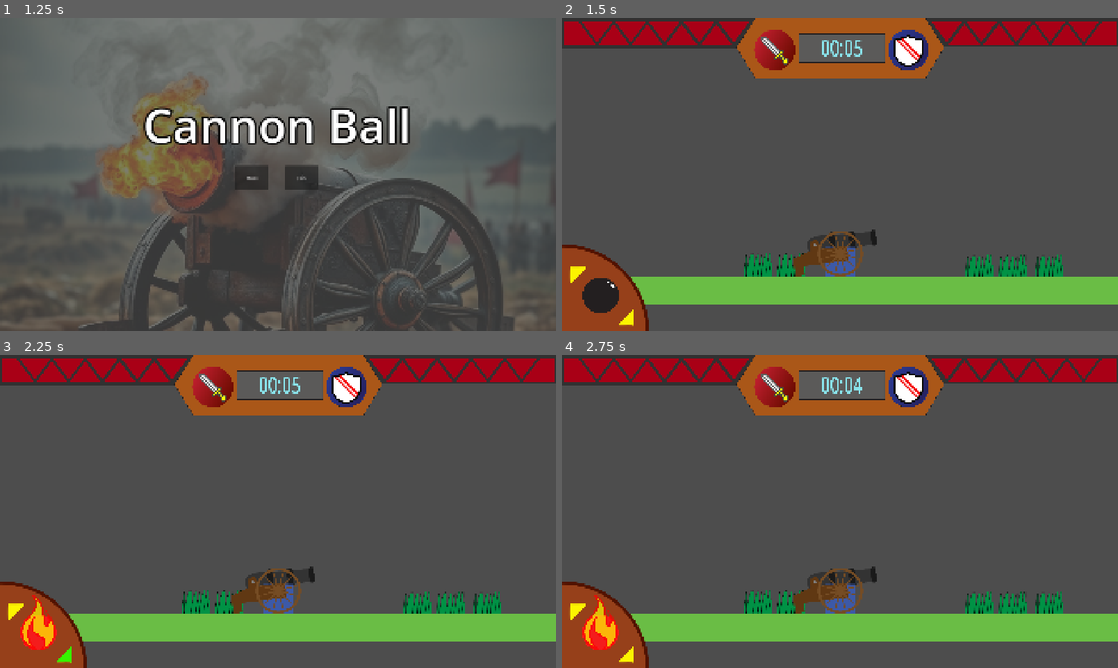
Above: before the commit, frames 1-4 (two rows, left to right).
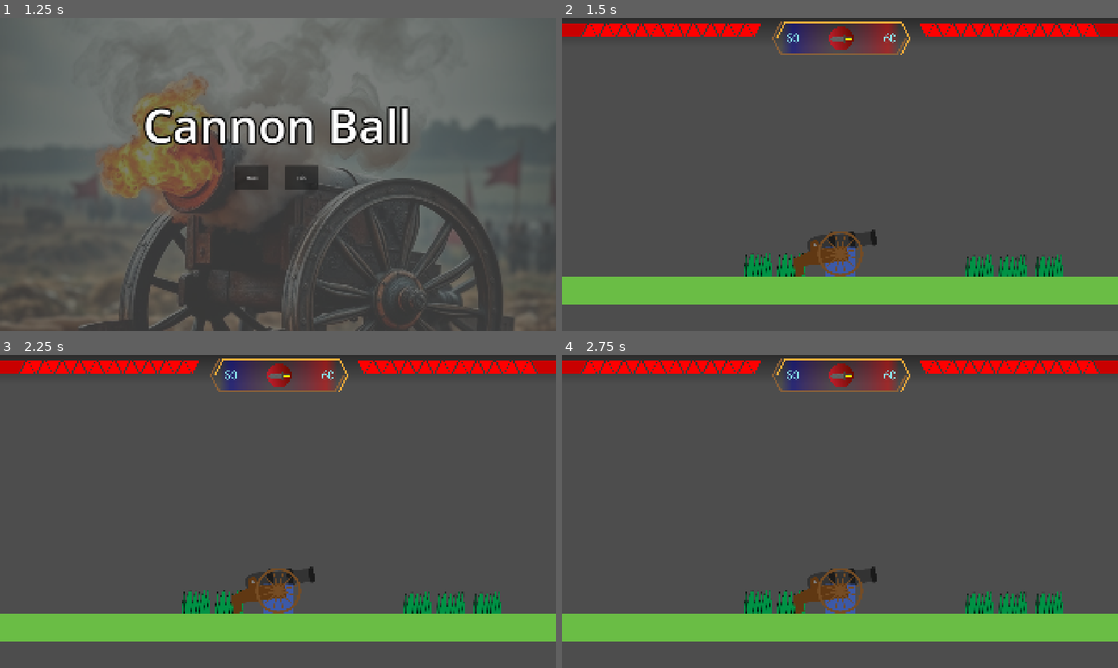
Above: after the commit, the same moments.

Repository: JasontreksC/CannonBall
Game: Godot game, scene res://Scene/cannon_ball.tscn
The game is run twice, just before and just after one commit, with the same random seed, the same clock (stepped at 60 frames per second) and the same inputs.
Inputs (mouse positions are in pixels of both pictures, inside the frame that each line leads up to):
- Up to frame 1 (1.25 s): tap Enter at 0.5 s; move the mouse to (400, 158) at 0.52 s; hold D (right) from 0.53 s (still down); tap F (aim) at 0.6 s
- Up to frame 2 (1.5 s): release D (right) at 1.25 s; click "Host" at 1.25 s
- Up to frame 3 (2.25 s): tap Space at 2 s; move the mouse to (166, 527) at 2.02 s; hold Down (Down) from 2.03 s (still down); click (166, 527) at 2.1 s
- Up to frame 4 (2.75 s): keep holding Down (Down)

Frame 1 is identical in both runs. In frame 2, 15% of the frame differs, in the area x 0-100%, y 0-100%; in frame 3, 15%; in frame 4, 15%.

Commit message:
faet: UI  수정

Diff:
--- a/CannonBall/Scene/UI.tscn
+++ b/CannonBall/Scene/UI.tscn
@@ -54,6 +54,7 @@
 [node name="HP" type="Node" parent="."]
 
 [node name="HpBar1" type="Sprite2D" parent="HP"]
+visible = false
 position = Vector2(337.5, 51)
 scale = Vector2(0.75, 1)
 texture = ExtResource("1_3b2b5")
@@ -107,6 +108,7 @@
 texture = ExtResource("4_i3p7b")
 
 [node name="HpBar2" type="Sprite2D" parent="HP"]
+visible = false
 position = Vector2(1582.5, 50)
 scale = Vector2(-0.75, 1)
 texture = ExtResource("1_3b2b5")
--- /dev/null
+++ b/CannonBall/Scene/hp_point.tscn
@@ -0,0 +1,14 @@
+[gd_scene load_steps=4 format=3 uid="uid://fbrxb1i2vog1"]
+
+[ext_resource type="Shader" uid="uid://x522m5huajb0" path="res://Shader/hp_point.gdshader" id="1_xcfp7"]
+
+[sub_resource type="ShaderMaterial" id="ShaderMaterial_2e65n"]
+shader = ExtResource("1_xcfp7")
+shader_parameter/hp_color = Color(1, 0, 0, 1)
+
+[sub_resource type="CanvasTexture" id="CanvasTexture_haa8g"]
+
+[node name="HPPoint" type="Sprite2D"]
+material = SubResource("ShaderMaterial_2e65n")
+scale = Vector2(50, 50)
+texture = SubResource("CanvasTexture_haa8g")
--- a/CannonBall/Scene/in_game_ui.tscn
+++ b/CannonBall/Scene/in_game_ui.tscn
@@ -1,8 +1,14 @@
-[gd_scene load_steps=5 format=3 uid="uid://dk04etcfa0wra"]
+[gd_scene load_steps=19 format=3 uid="uid://dk04etcfa0wra"]
 
 [ext_resource type="Script" uid="uid://ixe6f0c8mtv7" path="res://Script/in_game_ui.gd" id="1_3xi00"]
+[ext_resource type="PackedScene" uid="uid://fbrxb1i2vog1" path="res://Scene/hp_point.tscn" id="2_dviy5"]
 [ext_resource type="Shader" uid="uid://wjo8ajiaduq4" path="res://Shader/telescope_hole.gdshader" id="2_wpxio"]
-[ext_resource type="PackedScene" uid="uid://b5gr7cn7phhwc" path="res://Scene/UI.tscn" id="3_quy4v"]
+[ext_resource type="Shader" uid="uid://cyssw3boblilf" path="res://Shader/header_gradient.tres" id="4_fcixt"]
+[ext_resource type="Shader" uid="uid://bp3u5lnuqdjyt" path="res://Shader/just_color.tres" id="6_o5tdw"]
+[ext_resource type="Texture2D" uid="uid://d37n1yd2i04eb" path="res://Asset/ui_dashboard_1.png" id="7_brp0j"]
+[ext_resource type="Texture2D" uid="uid://b17q7wp0efyyn" path="res://Asset/ui_dashboard_2.png" id="8_wckav"]
+[ext_resource type="Texture2D" uid="uid://b4qyt66jwdgol" path="res://Asset/prototype_object/ATK.png" id="9_wckav"]
+[ext_resource type="Shader" uid="uid://b0yy6n7c4rd7c" path="res://Shader/dashboard_attack_grad.tres" id="10_pmkfs"]
 
 [sub_resource type="ShaderMaterial" id="ShaderMaterial_ms5rh"]
 shader = ExtResource("2_wpxio")
@@ -13,6 +19,31 @@
 shader_parameter/bg_color = Color(0, 0, 0, 1)
 shader_parameter/transparency_color = Color(0, 0, 0, 0)
 
+[sub_resource type="ShaderMaterial" id="ShaderMaterial_tkk48"]
+shader = ExtResource("4_fcixt")
+
+[sub_resource type="CanvasTexture" id="CanvasTexture_fcixt"]
+
+[sub_resource type="ShaderMaterial" id="ShaderMaterial_dviy5"]
+shader = ExtResource("6_o5tdw")
+shader_parameter/Color = Color(0.786172, 3.15256e-06, 5.77569e-07, 1)
+
+[sub_resource type="CanvasTexture" id="CanvasTexture_brp0j"]
+
+[sub_resource type="ShaderMaterial" id="ShaderMaterial_qyub3"]
+shader = ExtResource("10_pmkfs")
+
+[sub_resource type="Gradient" id="Gradient_i3syv"]
+offsets = PackedFloat32Array(0.105263, 0.5, 0.910526)
+colors = PackedColorArray(0, 0, 0.65098, 0.972549, 0.54902, 0, 0.294118, 0, 1, 0, 0, 1)
+
+[sub_resource type="GradientTexture2D" id="GradientTexture2D_u4wab"]
+gradient = SubResource("Gradient_i3syv")
+
+[sub_resource type="LabelSettings" id="LabelSettings_pmkfs"]
+font_size = 240
+font_color = Color(0.540346, 0.895914, 0.928074, 1)
+
 [node name="InGameUI" type="Control"]
 layout_mode = 3
 anchors_preset = 15
@@ -21,6 +52,7 @@
 grow_horizontal = 2
 grow_vertical = 2
 script = ExtResource("1_3xi00")
+hpPointSprite = ExtResource("2_dviy5")
 
 [node name="Telescope" type="ColorRect" parent="."]
 visible = false
@@ -48,5 +80,103 @@
 
 [node name="Camera2D" type="Camera2D" parent="Telescope/SubViewportContainer/SubViewport"]
 
-[node name="UI" parent="." instance=ExtResource("3_quy4v")]
+[node name="Header" type="TextureRect" parent="."]
+material = SubResource("ShaderMaterial_tkk48")
+layout_mode = 0
+offset_right = 1920.0
+offset_bottom = 100.0
+texture = SubResource("CanvasTexture_fcixt")
+
+[node name="P1HP" type="Control" parent="Header"]
+anchors_preset = 0
+offset_right = 1920.0
+offset_bottom = 1080.0
+
+[node name="HPBase" type="Sprite2D" parent="Header/P1HP"]
+material = SubResource("ShaderMaterial_dviy5")
+position = Vector2(31, 40)
+scale = Vector2(88.115, 55.5)
+skew = 0.464258
+texture = SubResource("CanvasTexture_brp0j")
+
+[node name="HPPoints" type="Node2D" parent="Header/P1HP/HPBase"]
+scale = Vector2(0.0113488, 0.020937)
+skew = -0.274886
+
+[node name="P2HP" type="Control" parent="Header"]
 layout_mode = 1
+anchors_preset = 5
+anchor_left = 0.5
+anchor_right = 0.5
+offset_left = -960.0
+offset_right = 960.0
+offset_bottom = 1080.0
+grow_horizontal = 2
+
+[node name="HPBase" type="Sprite2D" parent="Header/P2HP"]
+material = SubResource("ShaderMaterial_dviy5")
+position = Vector2(1889, 40)
+scale = Vector2(88.115, 55.5)
+skew = -0.464258
+texture = SubResource("CanvasTexture_brp0j")
+
+[node name="HPPoints" type="Node2D" parent="Header/P2HP/HPBase"]
+scale = Vector2(0.0113488, 0.020937)
+skew = 0.274885
+
+[node name="Dashboard" type="Control" parent="."]
+layout_mode = 1
+anchors_preset = 5
+anchor_left = 0.5
+anchor_right = 0.5
+offset_left = -960.0
+offset_right = 960.0
+offset_bottom = 88.5
+grow_horizontal = 2
+pivot_offset = Vector2(960, 0)
+
+[node name="TurnInfo" type="Sprite2D" parent="Dashboard"]
+material = SubResource("ShaderMaterial_qyub3")
+position = Vector2(957, 69.5)
+scale = Vector2(6.46875, 1.54688)
+texture = SubResource("GradientTexture2D_u4wab")
+
+[node name="OutlineLeft" type="Sprite2D" parent="Dashboard"]
+texture_repeat = 1
+position = Vector2(931.96, 70)
+scale = Vector2(0.604375, 0.604375)
+texture = ExtResource("7_brp0j")
+region_enabled = true
+region_rect = Rect2(0, 0, 700, 210)
+
+[node name="OutlineRight" type="Sprite2D" parent="Dashboard/OutlineLeft"]
+texture_repeat = 1
+position = Vector2(402, -0.5)
+texture = ExtResource("8_wckav")
+region_rect = Rect2(0, 0, 500, 210)
+
+[node name="P1Time" type="Label" parent="Dashboard"]
+offset_left = 694.0
+offset_top = 41.0
+offset_right = 1928.0
+offset_bottom = 371.0
+scale = Vector2(0.163137, 0.163137)
+text = "60"
+label_settings = SubResource("LabelSettings_pmkfs")
+horizontal_alignment = 1
+
+[node name="P2Time" type="Label" parent="Dashboard"]
+offset_left = 1031.0
+offset_top = 41.0
+offset_right = 2265.0
+offset_bottom = 371.0
+scale = Vector2(0.163137, 0.163137)
+text = "60"
+label_settings = SubResource("LabelSettings_pmkfs")
+horizontal_alignment = 1
+
+[node name="AttackSymbol" type="Sprite2D" parent="Dashboard"]
+position = Vector2(963, 70)
+rotation = -0.787711
+scale = Vector2(0.2, 0.2)
+texture = ExtResource("9_wckav")
--- a/CannonBall/Script/in_game_ui.gd
+++ b/CannonBall/Script/in_game_ui.gd
@@ -1,10 +1,18 @@
 extends Control
 class_name InGameUI
 
+## Telescope
 @onready var crTelescope: ColorRect = $Telescope
 @onready var svTelescope: SubViewport = $Telescope/SubViewportContainer/SubViewport
 @onready var lGametime: Label = $GameTime
 @onready var camTelescope: Camera2D = $Telescope/SubViewportContainer/SubViewport/Camera2D
+
+## HP
+@export var hpPointSprite: PackedScene
+
+@onready var subuiHeader: TextureRect = $Header
+@onready var p1HPPoints: Node2D = $Header/P1HP/HPBase/HPPoints
+@onready var p2HPPoints: Node2D = $Header/P2HP/HPBase/HPPoints
 
 var uiMgr: UIManager = null
 
@@ -23,6 +31,37 @@
 	camTelescope.zoom.y += zoomValue
 	camTelescope.zoom = camTelescope.zoom.clamp(Vector2(0.5, 0.5), Vector2(2, 2))
 
+func set_hp(player: int, hpAmount: int):
+	var target: Node2D = null
+	if player == 0:
+		target = p1HPPoints
+	else:
+		target = p2HPPoints
+
+	var points = target.get_children()
+	var count = len(points)
+
+	if count < hpAmount:
+		for i in range(count, hpAmount):
+			var newPoint: Sprite2D = hpPointSprite.instantiate() as Sprite2D
+			newPoint.name = "HPP" + str(count + i)
+
+			if player == 0:
+				newPoint.position.x = 62 + 30 * i
+			else:
+				newPoint.position.x = -62 - 30 * i
+
+			if i % 2 == 1:
+				newPoint.scale.y *= -1
+
+			target.add_child(newPoint)
+
+	else:
+		for i in range(hpAmount, count):
+			points[i].free()
+
+
+
 func _enter_tree() -> void:
 	uiMgr = get_parent() as UIManager
 
@@ -31,3 +70,6 @@
 		svTelescope.world_2d = uiMgr.root.get_main_viewport_world()
 	if not multiplayer.is_server():
 		crTelescope.position.x = 0
+
+	set_hp(0, 20)
+	set_hp(1, 20)
--- /dev/null
+++ b/CannonBall/Shader/dashboard_attack_grad.tres
@@ -0,0 +1,112 @@
+[gd_resource type="VisualShader" load_steps=10 format=3 uid="uid://b0yy6n7c4rd7c"]
+
+[sub_resource type="VisualShaderNodeInput" id="VisualShaderNodeInput_1tbii"]
+output_port_for_preview = 0
+expanded_output_ports = [0]
+input_name = "color"
+
+[sub_resource type="VisualShaderNodeFloatOp" id="VisualShaderNodeFloatOp_17b3u"]
+operator = 1
+
+[sub_resource type="VisualShaderNodeFloatOp" id="VisualShaderNodeFloatOp_1tbii"]
+default_input_values = [0, 0.0, 1, 0.5]
+operator = 1
+
+[sub_resource type="VisualShaderNodeFloatFunc" id="VisualShaderNodeFloatFunc_17b3u"]
+function = 12
+
+[sub_resource type="VisualShaderNodeFloatOp" id="VisualShaderNodeFloatOp_5b62a"]
+default_input_values = [0, 0.0, 1, 2.42]
+operator = 2
+
+[sub_resource type="VisualShaderNodeInput" id="VisualShaderNodeInput_coi64"]
+expanded_output_ports = [0]
+input_name = "uv"
+
+[sub_resource type="VisualShaderNodeFloatConstant" id="VisualShaderNodeFloatConstant_coi64"]
+constant = 0.5
+
+[sub_resource type="VisualShaderNodeClamp" id="VisualShaderNodeClamp_coi64"]
+
+[sub_resource type="VisualShaderNodeFloatOp" id="VisualShaderNodeFloatOp_coi64"]
+operator = 3
+
+[resource]
+code = "shader_type canvas_item;
+render_mode blend_mix;
+
+
+
+
+void fragment() {
+// Input:10
+	vec4 n_out10p0 = COLOR;
+	float n_out10p4 = n_out10p0.a;
+
+
+// Input:2
+	vec2 n_out2p0 = UV;
+	float n_out2p1 = n_out2p0.r;
+
+
+// FloatOp:12
+	float n_in12p1 = 0.50000;
+	float n_out12p0 = n_out2p1 - n_in12p1;
+
+
+// FloatFunc:13
+	float n_out13p0 = abs(n_out12p0);
+
+
+// FloatConstant:5
+	float n_out5p0 = 0.500000;
+
+
+// FloatOp:7
+	float n_out7p0 = n_out13p0 / n_out5p0;
+
+
+// Clamp:6
+	float n_in6p1 = 0.00000;
+	float n_in6p2 = 1.00000;
+	float n_out6p0 = clamp(n_out7p0, n_in6p1, n_in6p2);
+
+
+// FloatOp:11
+	float n_out11p0 = n_out10p4 - n_out6p0;
+
+
+// FloatOp:14
+	float n_in14p1 = 2.42000;
+	float n_out14p0 = n_out11p0 * n_in14p1;
+
+
+// Output:0
+	COLOR.a = n_out14p0;
+
+
+}
+"
+graph_offset = Vector2(808.498, 119.109)
+mode = 1
+flags/light_only = false
+nodes/fragment/0/position = Vector2(2900, 280)
+nodes/fragment/2/node = SubResource("VisualShaderNodeInput_coi64")
+nodes/fragment/2/position = Vector2(585, 285.5)
+nodes/fragment/5/node = SubResource("VisualShaderNodeFloatConstant_coi64")
+nodes/fragment/5/position = Vector2(1080, 560)
+nodes/fragment/6/node = SubResource("VisualShaderNodeClamp_coi64")
+nodes/fragment/6/position = Vector2(1660, 540)
+nodes/fragment/7/node = SubResource("VisualShaderNodeFloatOp_coi64")
+nodes/fragment/7/position = Vector2(1480, 360)
+nodes/fragment/10/node = SubResource("VisualShaderNodeInput_1tbii")
+nodes/fragment/10/position = Vector2(1600, -40)
+nodes/fragment/11/node = SubResource("VisualShaderNodeFloatOp_17b3u")
+nodes/fragment/11/position = Vector2(2151.39, 245.259)
+nodes/fragment/12/node = SubResource("VisualShaderNodeFloatOp_1tbii")
+nodes/fragment/12/position = Vector2(1020, 280)
+nodes/fragment/13/node = SubResource("VisualShaderNodeFloatFunc_17b3u")
+nodes/fragment/13/position = Vector2(1329.03, 309.334)
+nodes/fragment/14/node = SubResource("VisualShaderNodeFloatOp_5b62a")
+nodes/fragment/14/position = Vector2(2443.21, 416.213)
+nodes/fragment/connections = PackedInt32Array(7, 0, 6, 0, 10, 4, 11, 0, 6, 0, 11, 1, 2, 1, 12, 0, 5, 0, 7, 1, 12, 0, 13, 0, 13, 0, 7, 0, 11, 0, 14, 0, 14, 0, 0, 1)
--- /dev/null
+++ b/CannonBall/Shader/header_gradient.tres
@@ -0,0 +1,50 @@
+[gd_resource type="VisualShader" load_steps=4 format=3 uid="uid://cyssw3boblilf"]
+
+[sub_resource type="VisualShaderNodeInput" id="VisualShaderNodeInput_62pd5"]
+expanded_output_ports = [0]
+input_name = "uv"
+
+[sub_resource type="VisualShaderNodeFloatFunc" id="VisualShaderNodeFloatFunc_j7p2a"]
+function = 31
+
+[sub_resource type="VisualShaderNodeColorConstant" id="VisualShaderNodeColorConstant_62pd5"]
+constant = Color(0.17068, 0.17068, 0.17068, 1)
+
+[resource]
+code = "shader_type canvas_item;
+render_mode blend_mix;
+
+
+
+
+void fragment() {
+// ColorConstant:4
+	vec4 n_out4p0 = vec4(0.170680, 0.170680, 0.170680, 1.000000);
+
+
+// Input:2
+	vec2 n_out2p0 = UV;
+	float n_out2p2 = n_out2p0.g;
+
+
+// FloatFunc:3
+	float n_out3p0 = 1.0 - n_out2p2;
+
+
+// Output:0
+	COLOR.rgb = vec3(n_out4p0.xyz);
+	COLOR.a = n_out3p0;
+
+
+}
+"
+graph_offset = Vector2(-684, -71.2)
+mode = 1
+flags/light_only = false
+nodes/fragment/2/node = SubResource("VisualShaderNodeInput_62pd5")
+nodes/fragment/2/position = Vector2(-660, 160)
+nodes/fragment/3/node = SubResource("VisualShaderNodeFloatFunc_j7p2a")
+nodes/fragment/3/position = Vector2(-140, 240)
+nodes/fragment/4/node = SubResource("VisualShaderNodeColorConstant_62pd5")
+nodes/fragment/4/position = Vector2(-140, 60)
+nodes/fragment/connections = PackedInt32Array(2, 2, 3, 0, 3, 0, 0, 1, 4, 0, 0, 0)
--- /dev/null
+++ b/CannonBall/Shader/hp_point.gdshader
@@ -0,0 +1,23 @@
+shader_type canvas_item;
+
+uniform vec4 hp_color: source_color;
+
+void vertex() {
+	// Called for every vertex the material is visible on.
+}
+
+void fragment() {
+	float dist = UV.y / 2.0;
+	if ((UV.x < 0.5 - dist) || (UV.x > 0.5 + dist)){
+		COLOR = vec4(0, 0, 0, 0);
+	}
+	else {
+		COLOR = hp_color;
+	}
+	// Called for every pixel the material is visible on.
+}
+
+//void light() {
+//	// Called for every pixel for every light affecting the CanvasItem.
+//	// Uncomment to replace the default light processing function with this one.
+//}
--- /dev/null
+++ b/CannonBall/Shader/just_color.tres
@@ -0,0 +1,34 @@
+[gd_resource type="VisualShader" load_steps=2 format=3 uid="uid://bp3u5lnuqdjyt"]
+
+[sub_resource type="VisualShaderNodeColorParameter" id="VisualShaderNodeColorParameter_j2bvk"]
+expanded_output_ports = [0]
+parameter_name = "Color"
+default_value_enabled = true
+
+[resource]
+code = "shader_type canvas_item;
+render_mode blend_mix;
+
+uniform vec4 Color : source_color = vec4(1.000000, 1.000000, 1.000000, 1.000000);
+
+
+
+void fragment() {
+// ColorParameter:2
+	vec4 n_out2p0 = Color;
+	float n_out2p4 = n_out2p0.a;
+
+
+// Output:0
+	COLOR.rgb = vec3(n_out2p0.xyz);
+	COLOR.a = n_out2p4;
+
+
+}
+"
+graph_offset = Vector2(-503.401, 138.841)
+mode = 1
+flags/light_only = false
+nodes/fragment/2/node = SubResource("VisualShaderNodeColorParameter_j2bvk")
+nodes/fragment/2/position = Vector2(-40, 240)
+nodes/fragment/connections = PackedInt32Array(2, 0, 0, 0, 2, 4, 0, 1)
Binary file added: CannonBall/Asset/ui_dashboard_1.png
Not shown, added: CannonBall/Asset/ui_dashboard_1.png.import
Binary file added: CannonBall/Asset/ui_dashboard_2.png
Not shown, added: CannonBall/Asset/ui_dashboard_2.png.import
Not shown, added: CannonBall/Shader/hp_point.gdshader.uid
